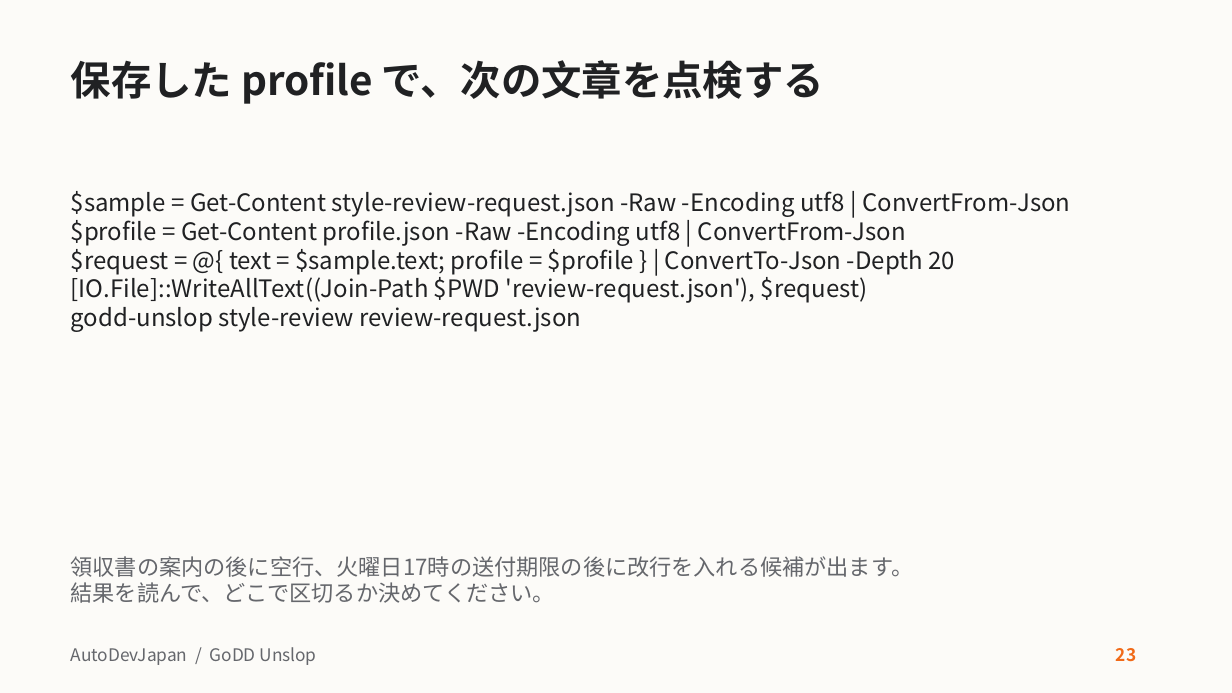
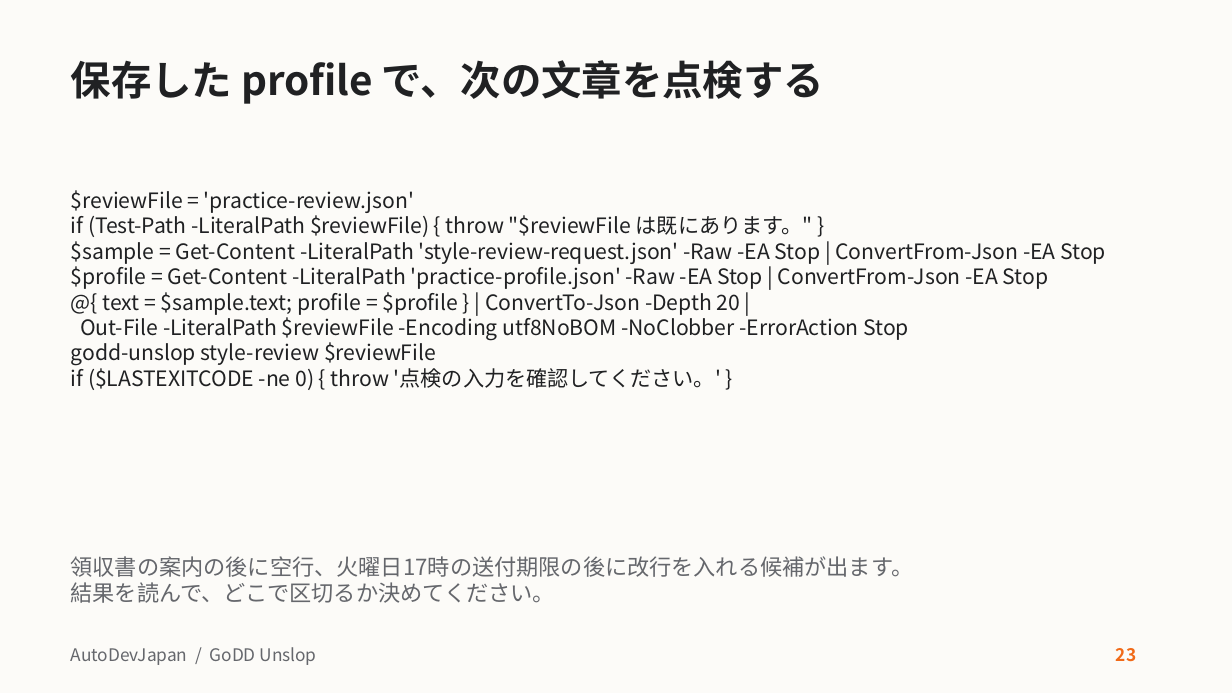
Before and after one commit to AutoDevJapan/GoDD-Unslop, a slide deck: slide 23 of docs/user-guide.pptx. Drawn at 1232x693 pixels with LibreOffice and Linux fonts; fonts in the diff are those of the drawing. Boxes give left, top, right and bottom in pixels: in the first picture for what was removed or moved away, otherwise in the second. Text is boxed around its words. In the diff, an @@ line names an element or a change of style, - is before the commit and + after.

Commit message:
別紙の依頼文を使って書き分けを示し、練習用の保存先をそろえる

```diff
--- a/docs/user-guide.pptx
+++ b/docs/user-guide.pptx
@@ text at (71,190,1106,390): text changed; size 18.8 to 16.5 pt @@
-$sample = Get-Content style-review-request.json -Raw -Encoding utf8 | ConvertFrom-Json
-$profile = Get-Content profile.json -Raw -Encoding utf8 | ConvertFrom-Json
-$request = @{ text = $sample.text; profile = $profile } | ConvertTo-Json -Depth 20
-[IO.File]::WriteAllText((Join-Path $PWD 'review-request.json'), $request)
-godd-unslop style-review review-request.json
+$reviewFile = 'practice-review.json'
+if (Test-Path -LiteralPath $reviewFile) { throw "$reviewFile は既にあります。" }
+$sample = Get-Content -LiteralPath 'style-review-request.json' -Raw -EA Stop | ConvertFrom-Json -EA Stop
+$profile = Get-Content -LiteralPath 'practice-profile.json' -Raw -EA Stop | ConvertFrom-Json -EA Stop
+@{ text = $sample.text; profile = $profile } | ConvertTo-Json -Depth 20 |
+Out-File -LiteralPath $reviewFile -Encoding utf8NoBOM -NoClobber -ErrorAction Stop
+godd-unslop style-review $reviewFile
+if ($LASTEXITCODE -ne 0) { throw '点検の入力を確認してください。' }
```
Also in this commit, not shown: 3 other slides changed, 3 other files.
